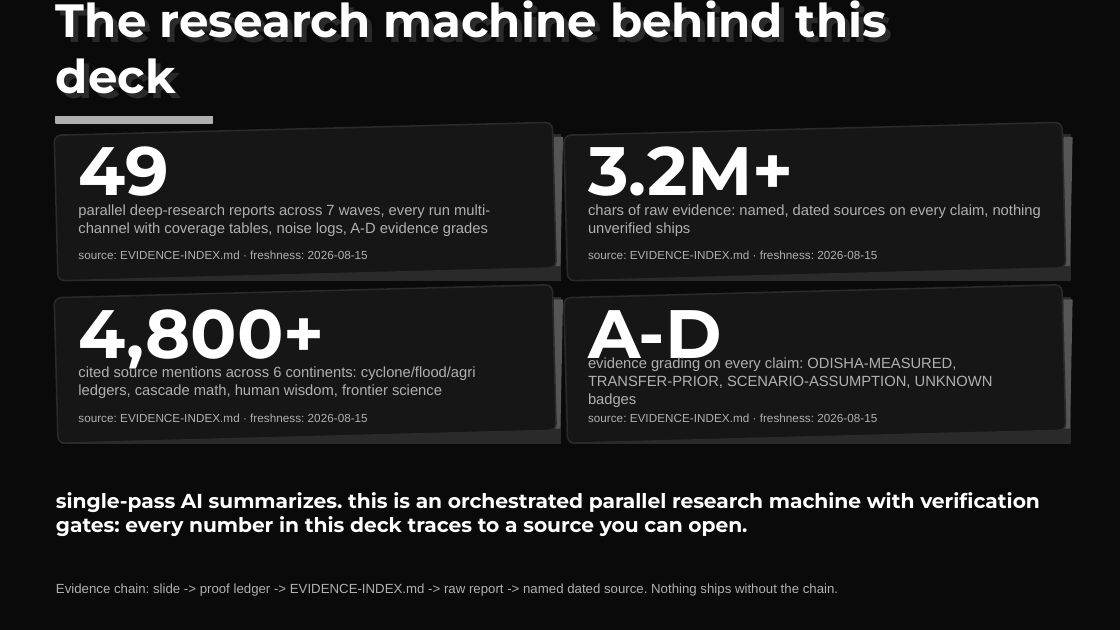
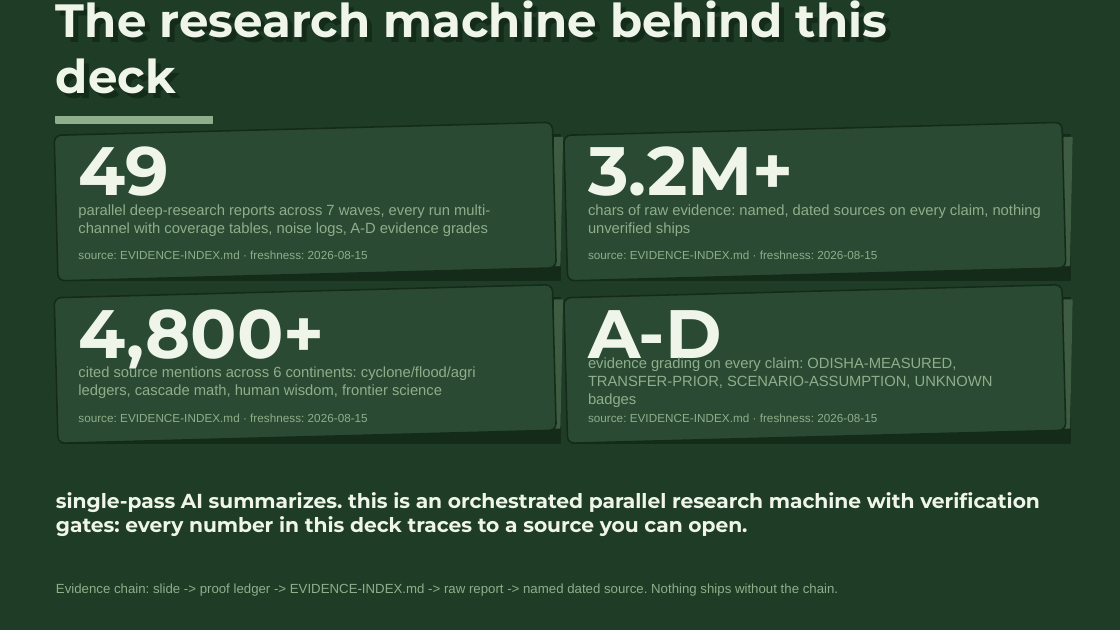
Before and after one commit to harshgounder/craft-n-code, a slide deck: slide 3 of scaffold/deck/KrishiSetu-Round0-20260816.pptx. Drawn at 1120x630 pixels with LibreOffice and Linux fonts; fonts in the diff are those of the drawing. Boxes give left, top, right and bottom in pixels: in the first picture for what was removed or moved away, otherwise in the second. Text is boxed around its words. In the diff, an @@ line names an element or a change of style, - is before the commit and + after.

```diff
--- a/scaffold/deck/KrishiSetu-Round0-20260816.pptx
+++ b/scaffold/deck/KrishiSetu-Round0-20260816.pptx
@@ background #0A0A0A to #1F3D26 @@
@@ text "The research machine behind this ..." at [56, 0, 892, 94]: text colour #2A2A2A to #142B1A @@
@@ rectangle at [56, 116, 213, 123]: fill #B0B0B0 to #8FAE8B; outline #B0B0B0 1 pt to #8FAE8B 1 pt @@
@@ fill #2A2A2A to #142B1A; outline #2A2A2A 1 pt to #142B1A 1 pt in 4 elements at [572, 136, 1071, 281], [572, 297, 1071, 442], [63, 136, 561, 281], [63, 297, 561, 442] @@
@@ fill #161616 to #2A4A33; outline #2A2A2A 1 pt to #142B1A 1 pt in 4 elements at [54, 122, 556, 281], [564, 122, 1066, 281], [54, 285, 556, 443], [564, 285, 1066, 443] @@
@@ fill #555555 to #3E5C42; outline #555555 1 pt to #3E5C42 1 pt in 4 elements at [552, 138, 562, 265], [1062, 138, 1072, 265], [552, 300, 562, 428], [1062, 300, 1072, 428] @@
@@ text colour #FFFFFF to #F0F5EA in 6 elements at [56, 0, 887, 94], [78, 146, 168, 211], [588, 146, 794, 211], [78, 309, 324, 373], [588, 310, 722, 371], [56, 492, 1040, 536] @@
@@ text colour #B0B0B0 to #8FAE8B in 9 elements at [78, 204, 490, 236], [78, 250, 368, 259], [588, 204, 1041, 236], [588, 250, 877, 259], [78, 365, 476, 398], [78, 413, 368, 422], [588, 357, 993, 407], [588, 413, 877, 422], [56, 583, 838, 596] @@
```
Also in this commit, not shown: 12 other slides changed, 2 other files.
